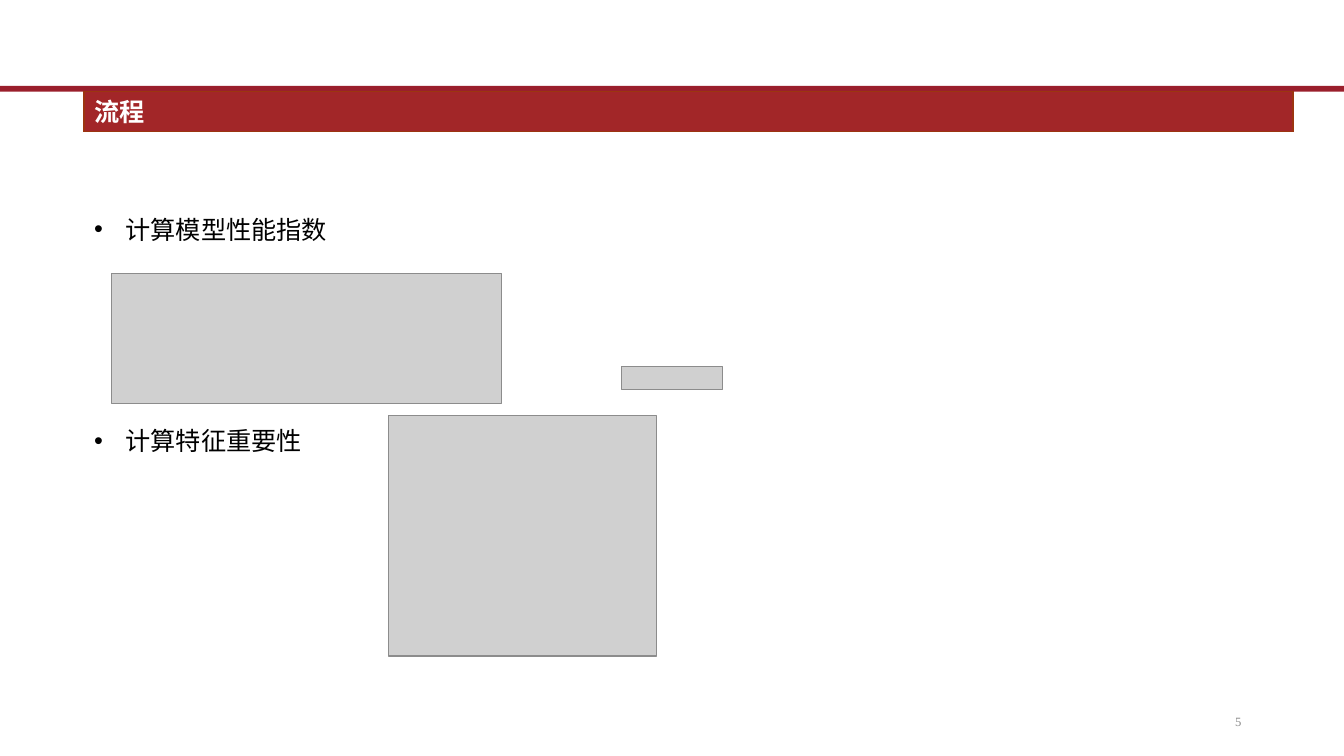
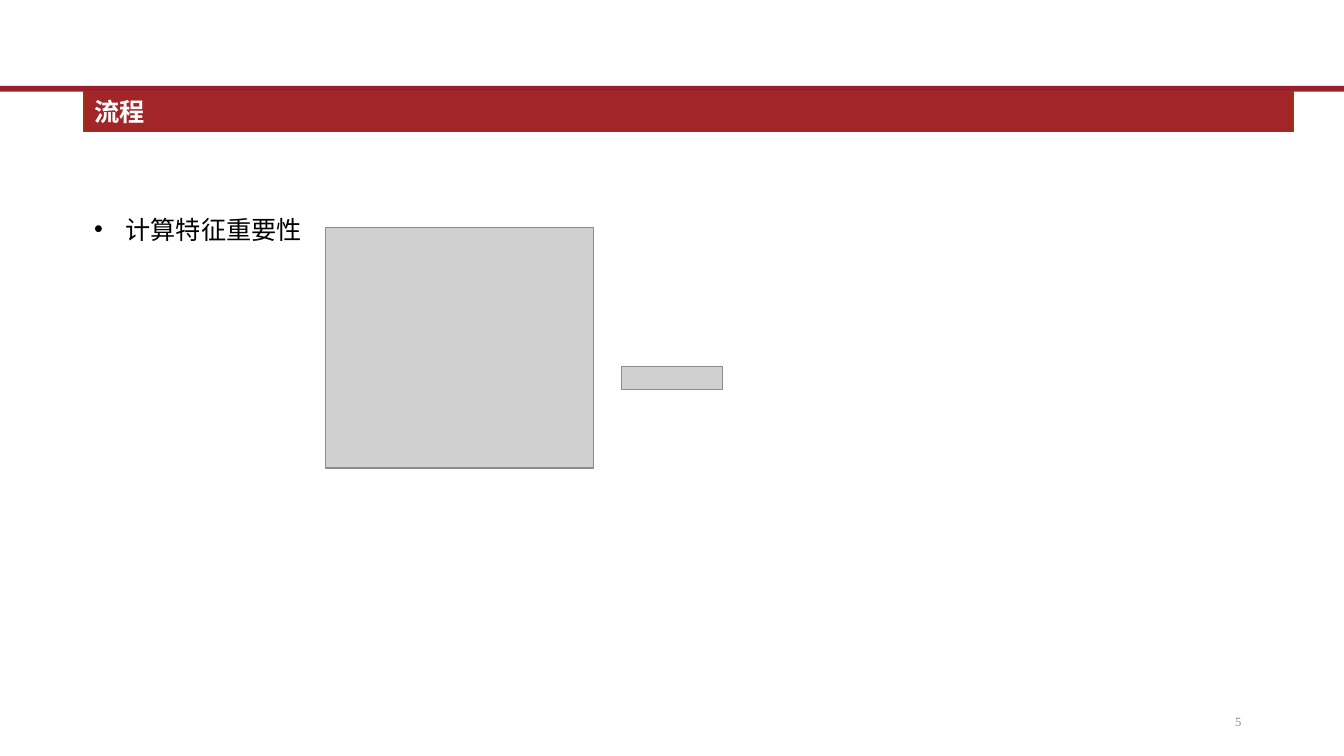
Before and after one commit to Quant-of-Renmin-University/QuantEcon2025_RUC, a slide deck: slide 5 of Homework/math/2022202625/陈尚祺+2022202625+final.pptx. Drawn at 1344x756 pixels with LibreOffice and Linux fonts; fonts in the diff are those of the drawing; grey boxes stand for pictures; background and template pictures are left out. Boxes give left, top, right and bottom in pixels: in the first picture for what was removed or moved away, otherwise in the second. Text is boxed around its words. In the diff, an @@ line names an element or a change of style, - is before the commit and + after.

```diff
--- a/Homework/math/2022202625/陈尚祺+2022202625+final.pptx
+++ b/Homework/math/2022202625/陈尚祺+2022202625+final.pptx
@@ text at [126, 217, 328, 241]: paragraph removed @@
-• 计算模型性能指数
@@ picture: place and size @@
-picture at [389, 415, 657, 655]
+picture at [326, 228, 594, 468]
@@ picture removed at [111, 273, 502, 403] @@
```
Also in this commit, not shown: 3 other slides changed.
